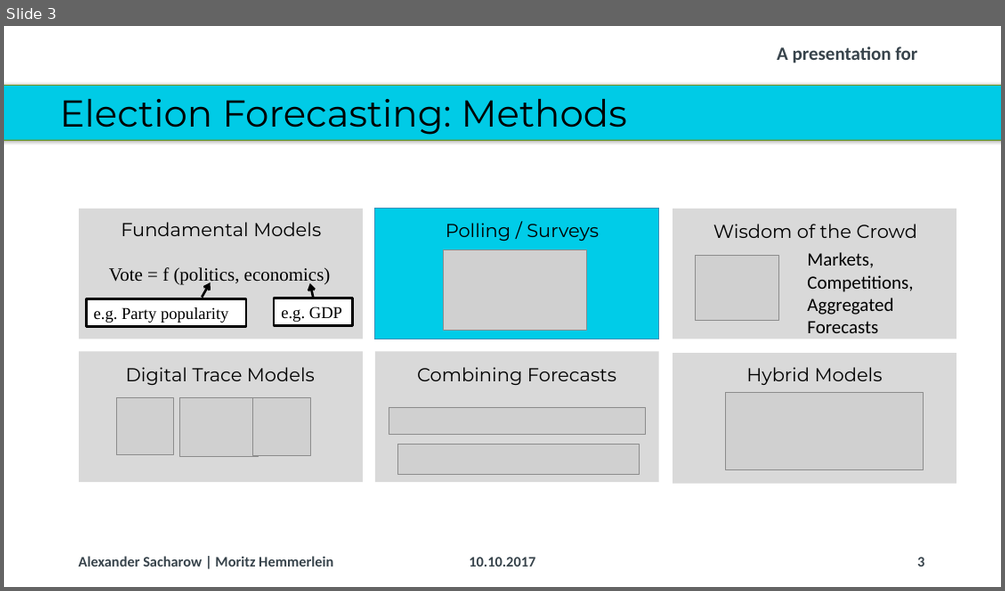
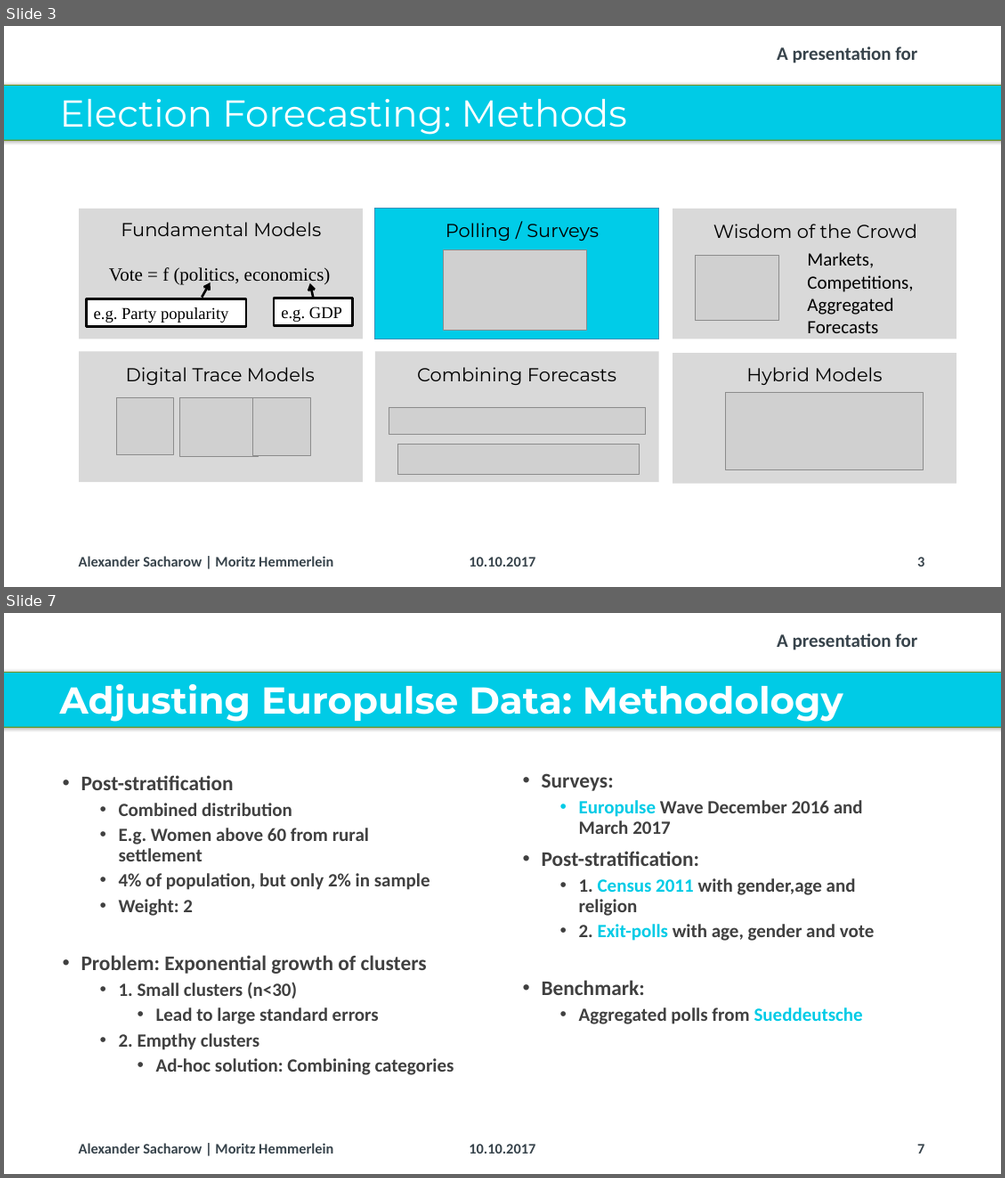
Before and after one commit to Corrod3/ElectionForecasting, a slide deck: Dalia Presentation/20171006_Dalia_Lunchtime Talk_Election Forecasting_v2.pptx. Shown one above the other, each under a label of ours: slide 3 before the commit, slides 3 and 7 after it; the slides between them are not shown. The pictures are 1005x591 and 1005x1178 pixels, drawn with LibreOffice and Linux fonts; fonts in the diff are those of the drawing; grey boxes stand for pictures; background and template pictures are left out. Boxes give left, top, right and bottom in pixels: in the first picture for what was removed or moved away, otherwise in the second. Text is boxed around its words. In the diff, an @@ line names an element or a change of style, - is before the commit and + after.

```diff
--- a/Dalia Presentation/20171006_Dalia_Lunchtime Talk_Election Forecasting_v2.pptx
+++ b/Dalia Presentation/20171006_Dalia_Lunchtime Talk_Election Forecasting_v2.pptx
@@ slide 7 added at <box>4,613,1001,1174</box>, background #FFFFFF; not listed: 3 template elements that a slide beside it also shows @@
@@ title added at <box>60,684,843,722</box>, 36 pt, text #FFFFFF, bold @@
+Adjusting Europulse Data: Methodology
@@ text added at <box>81,775,454,1075</box>, 18 pt, text #404040, bold @@
+• Post-stratification
+  • Combined distribution
+  • E.g. Women above 60 from rural settlement
+  • 4% of population, but only 2% in sample
+  • Weight: 2
+• Problem: Exponential growth of clusters
+  • 1. Small clusters (n<30)
+    • Lead to large standard errors
+  • 2. Empthy clusters
+    • Ad-hoc solution: Combining categories
@@ text added at <box>542,773,874,1024</box>, 18 pt, text #404040, bold @@
+• Surveys:
+  • Europulse Wave December 2016 and March 2017
+• Post-stratification:
+  • 1. Census 2011 with gender,age and religion
+  • 2. Exit-polls with age, gender and vote
+• Benchmark:
+  • Aggregated polls from Sueddeutsche
@@ text added at <box>469,1143,535,1153</box>, 14 pt, text #37434B, bold @@
+10.10.2017
@@ page number added at <box>917,1143,924,1153</box>, 14 pt, text #37434B, bold @@
+7
@@ slide 3 changed as well @@
@@ title "Election Forecasting: Methods" at <box>60,99,627,135</box>: text colour #000000 to #FFFFFF @@
```
Also in this commit, not shown: 13 other slides changed, 2 slides removed.
